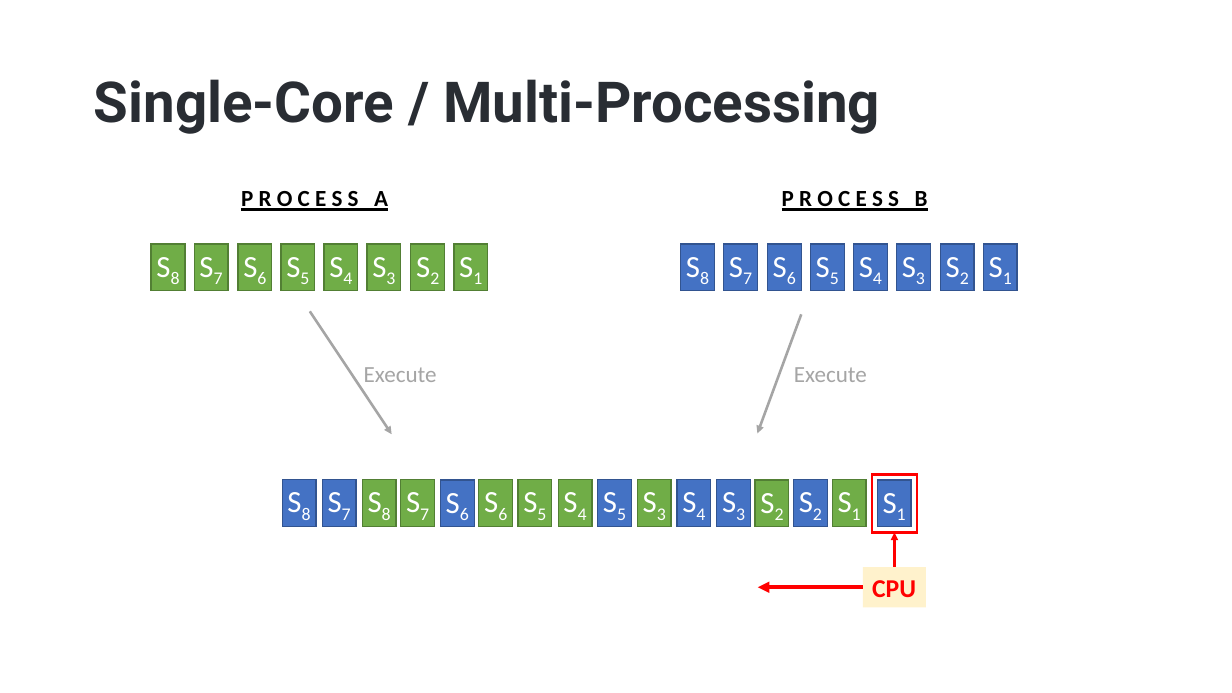
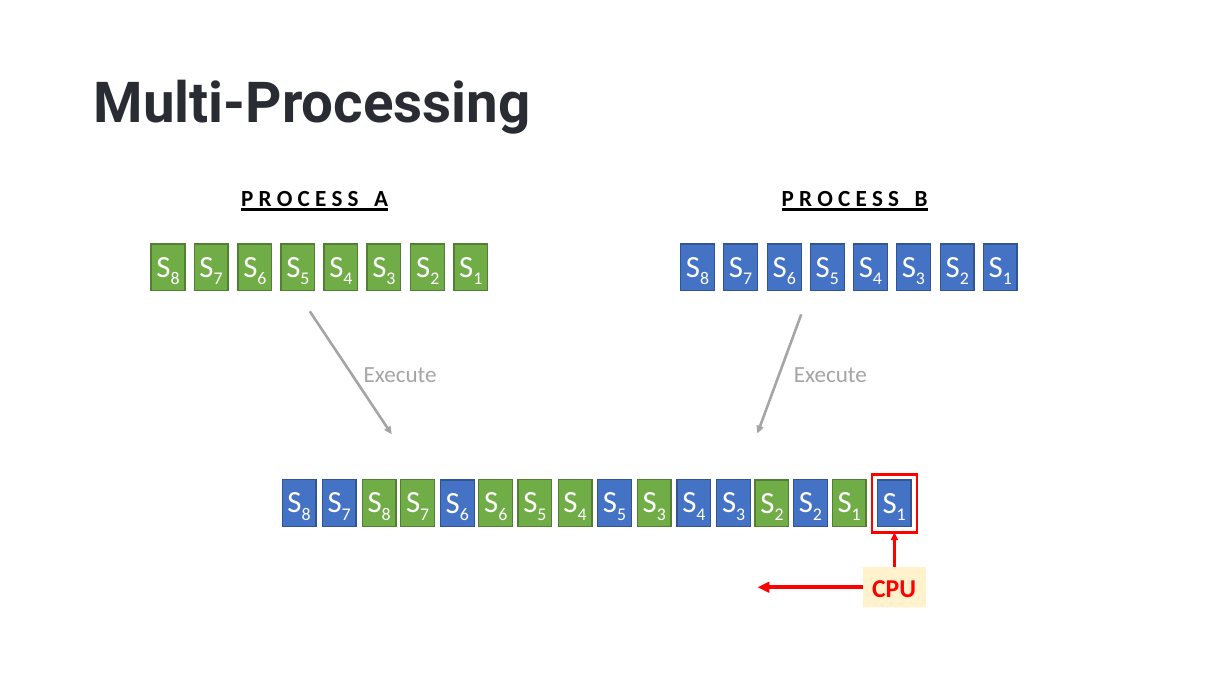
Before and after one commit to hikalkan/presentations, a slide deck: slide 5 of 2023-06-01 Dealing with Concurrency - Multi-Threading in Dotnet/Dotnet-Multi-Threading.pptx (slide 6 before the commit). Drawn at 1232x693 pixels with LibreOffice and Linux fonts; fonts in the diff are those of the drawing; background and template pictures are left out. Boxes give left, top, right and bottom in pixels: in the first picture for what was removed or moved away, otherwise in the second. Text is boxed around its words. In the diff, an @@ line names an element or a change of style, - is before the commit and + after.

```diff
--- a/2023-06-01 Dealing with Concurrency - Multi-Threading in Dotnet/Dotnet-Multi-Threading.pptx
+++ b/2023-06-01 Dealing with Concurrency - Multi-Threading in Dotnet/Dotnet-Multi-Threading.pptx
@@ title at box(94, 79, 531, 134): text changed @@
-Single-Core / Multi-Processing
+Multi-Processing
```
Also in this commit, not shown: 1 other slide changed, 1 slide removed.
